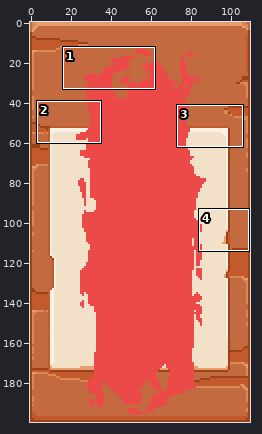
Two versions of one sprite sheet, res/UI/CharacterSelect/Slot02.png. The picture above shows the old version from afar; the outline marks the close-up.
Close-up. Earlier state:
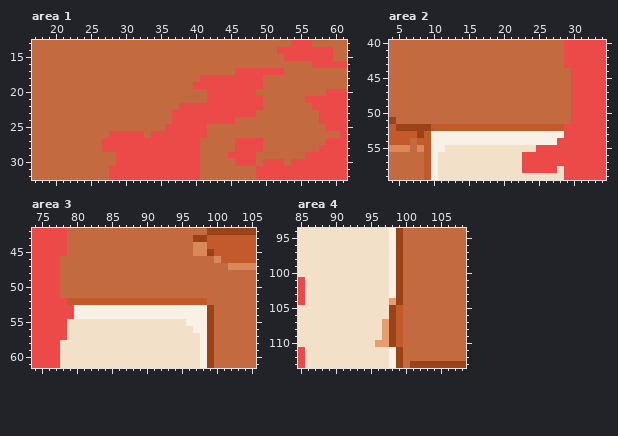
The file is 110x200 pixels. Shown: area 1: x 17..61, y 13..32; area 2: x 4..34, y 40..59; area 3: x 74..105, y 42..61; area 4: x 85..108, y 94..113. The commit also changed other parts of the picture, which this record leaves out.
New version:
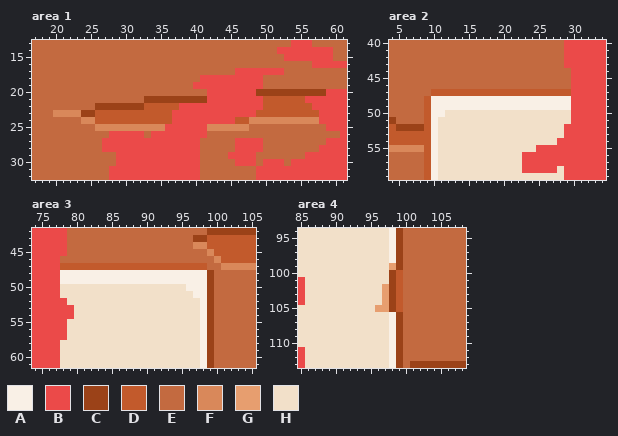
Palette (. is transparent): A #f9f0e6  B #eb4a49  C #9b4218  D #c25a2c  E #c36a40  F #d9885a  G #e79e6f  H #f2e0c9
The edit:
Area 1:
The author changed colour E to colour C in row 20 at x 49 to 58; in row 21 at x 33 to 41; in row 22 at x 26 to 32; in row 23 at x 24 to 25.
The author changed colour E to colour D in row 21 at x 50 to 55; in row 22 at x 33 to 37 and 50 to 56; in row 23 at x 26 to 36 and 49 to 57; in row 24 at x 26 to 36 and 46 to 47.
The author changed colour E to colour F in row 23 at x 20 to 23; in row 24 at x 24 to 25 and 48 to 57; in row 25 at x 26 to 35 and 42 to 47.
Area 2:
The author changed colour D to colour A in row 52 at x 10.
The author changed colour E to colour A in rows 48 to 49 at x 10 to 29; in row 50 at x 10 to 11; in row 51 at x 10.
The author changed colour C to colour D in row 52 at x 9; in row 53 at x 8.
The author changed colour E to colour D in row 47 at x 10 to 29; in rows 48 to 51 at x 9; in row 54 at x 7.
The author changed colour E to colour F in row 55 at x 7.
The author changed colour A to colour H in row 53 at x 11 to 28; in row 54 at x 11 to 27; in row 55 at x 11.
The author changed colour D to colour H in row 52 at x 11 to 28.
The author changed colour E to colour H in row 50 at x 12 to 29; in row 51 at x 11 to 29.
Area 3:
The author changed colour D to colour A in row 52 at x 98.
The author changed colour E to colour A in rows 48 to 49 at x 78 to 98; in row 50 at x 96 to 98; in row 51 at x 97 to 98.
The author changed colour E to colour C in rows 48 to 52 at x 99.
The author changed colour E to colour D in row 47 at x 78 to 98.
The author changed colour F to colour E in row 45 at x 97 to 98.
The author changed colour C to colour F in row 45 at x 99.
The author changed colour E to colour F in row 47 at x 101.
The author changed colour A to colour H in rows 53 to 54 at x 80 to 97; in row 55 at x 96 to 97; in row 56 at x 97.
The author changed colour D to colour H in row 52 at x 79 to 97.
The author changed colour E to colour H in row 50 at x 78 to 95; in row 51 at x 78 to 96.
Area 4:
The author changed colour C to colour A in rows 106 to 110 at x 98.
The author changed colour A to colour C in rows 100 to 103 at x 98.
The author changed colour D to colour C in rows 106 to 110 at x 99.
The author changed colour G to colour C in row 104 at x 98.
The author changed colour C to colour D in rows 100 to 104 at x 99.
The author changed colour A to colour G in row 99 at x 98.
The author changed colour H to colour G in rows 102 to 104 at x 97; in row 105 at x 96 to 97.
The author changed colour G to colour H in rows 107 to 109 at x 97; in row 110 at x 96 to 97.
Boxes around the changes in both close-ups, in picture pixels (x1, y1, x2, y2):
changed: (53, 89, 326, 131)
changed: (410, 89, 571, 152)
changed: (60, 249, 228, 333)
changed: (375, 263, 403, 347)
